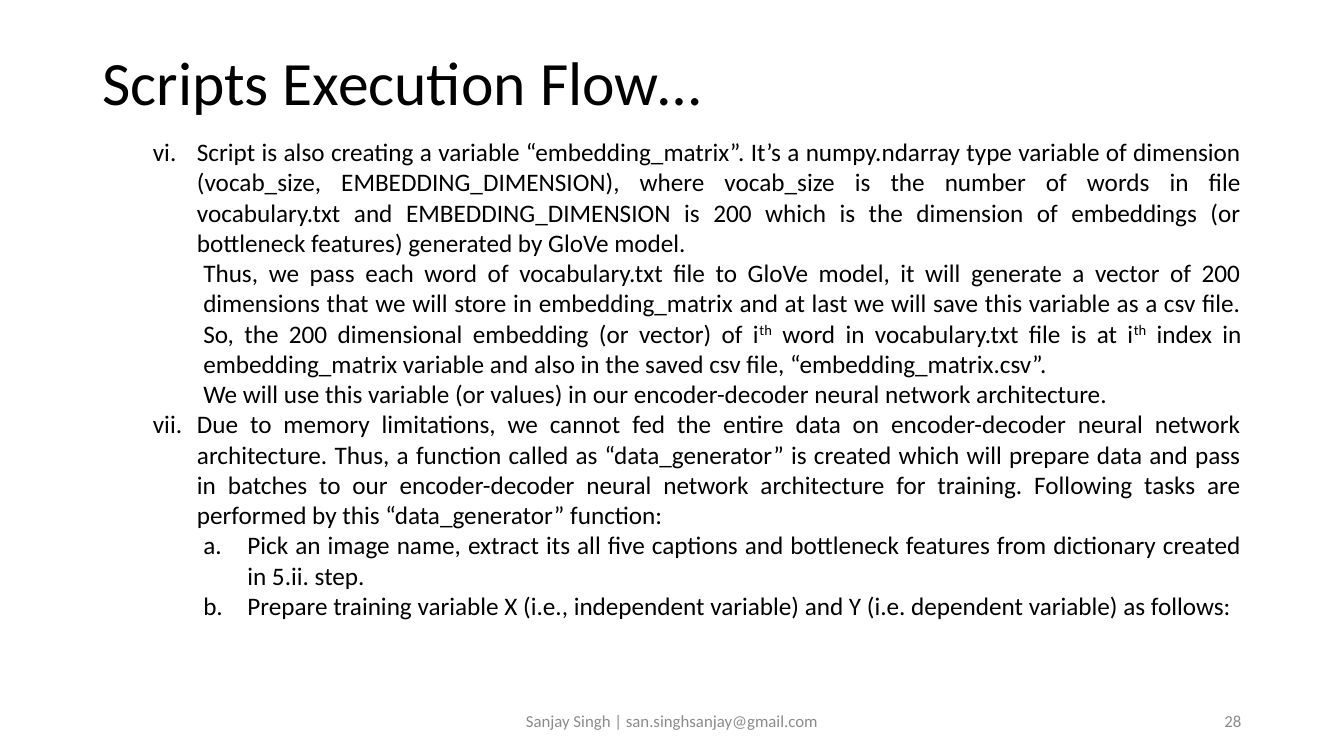
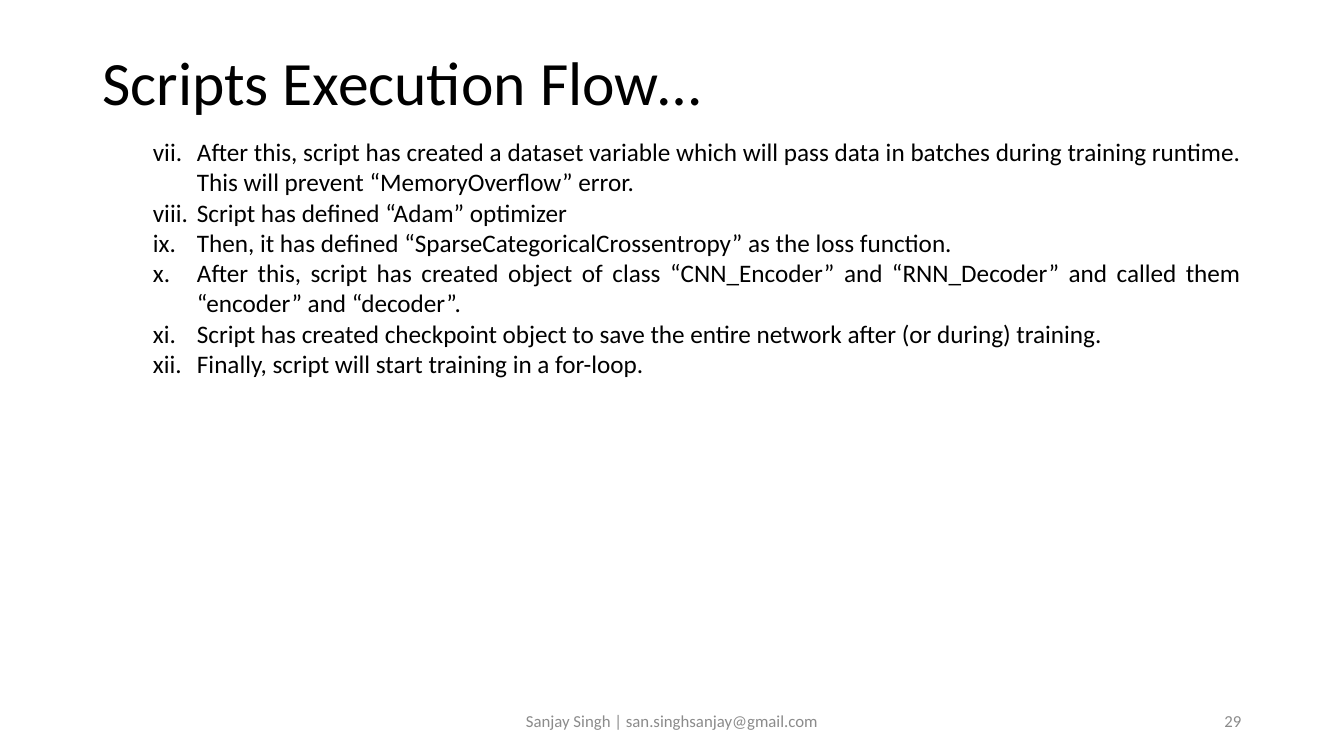
Before and after one commit to sansinghsanjay/Flickr8k_ImageCaptioning_AttentionMechanism, a slide deck: slide 29 of readme.pptx (slide 28 before the commit). Drawn at 1344x756 pixels with LibreOffice and Linux fonts; fonts in the diff are those of the drawing. Boxes give left, top, right and bottom in pixels: in the first picture for what was removed or moved away, otherwise in the second. Text is boxed around its words. In the diff, an @@ line names an element or a change of style, - is before the commit and + after.

```diff
--- a/readme.pptx
+++ b/readme.pptx
@@ text at [197,143,1240,378]: text changed @@
-  vi. Script is also creating a variable “embedding_matrix”. It’s a numpy.ndarray type variable of dimension (vocab_size, EMBEDDING_DIMENSION), where vocab_size is the number of words in file vocabulary.txt and EMBEDDING_DIMENSION is 200 which is the dimension of embeddings (or bottleneck features) generated by GloVe model.
-    Thus, we pass each word of vocabulary.txt file to GloVe model, it will generate a vector of 200 dimensions that we will store in embedding_matrix and at last we will save this variable as a csv file. So, the 200 dimensional embedding (or vector) of ith word in vocabulary.txt file is at ith index in embedding_matrix variable and also in the saved csv file, “embedding_matrix.csv”.
-    We will use this variable (or values) in our encoder-decoder neural network architecture.
-  vii. Due to memory limitations, we cannot fed the entire data on encoder-decoder neural network architecture. Thus, a function called as “data_generator” is created which will prepare data and pass in batches to our encoder-decoder neural network architecture for training. Following tasks are performed by this “data_generator” function:
-    a. Pick an image name, extract its all five captions and bottleneck features from dictionary created in 5.ii. step.
-    b. Prepare training variable X (i.e., independent variable) and Y (i.e. dependent variable) as follows:
+  vii. After this, script has created a dataset variable which will pass data in batches during training runtime. This will prevent “MemoryOverflow” error.
+  viii. Script has defined “Adam” optimizer
+  ix. Then, it has defined “SparseCategoricalCrossentropy” as the loss function.
+  x. After this, script has created object of class “CNN_Encoder” and “RNN_Decoder” and called them “encoder” and “decoder”.
+  xi. Script has created checkpoint object to save the entire network after (or during) training.
+  xii. Finally, script will start training in a for-loop.
@@ page number at [1224,716,1241,727]: text changed @@
-28
+29
```
Also in this commit, not shown: 2 other slides changed, 2 slides added, 8 slides removed, 2 other files.
